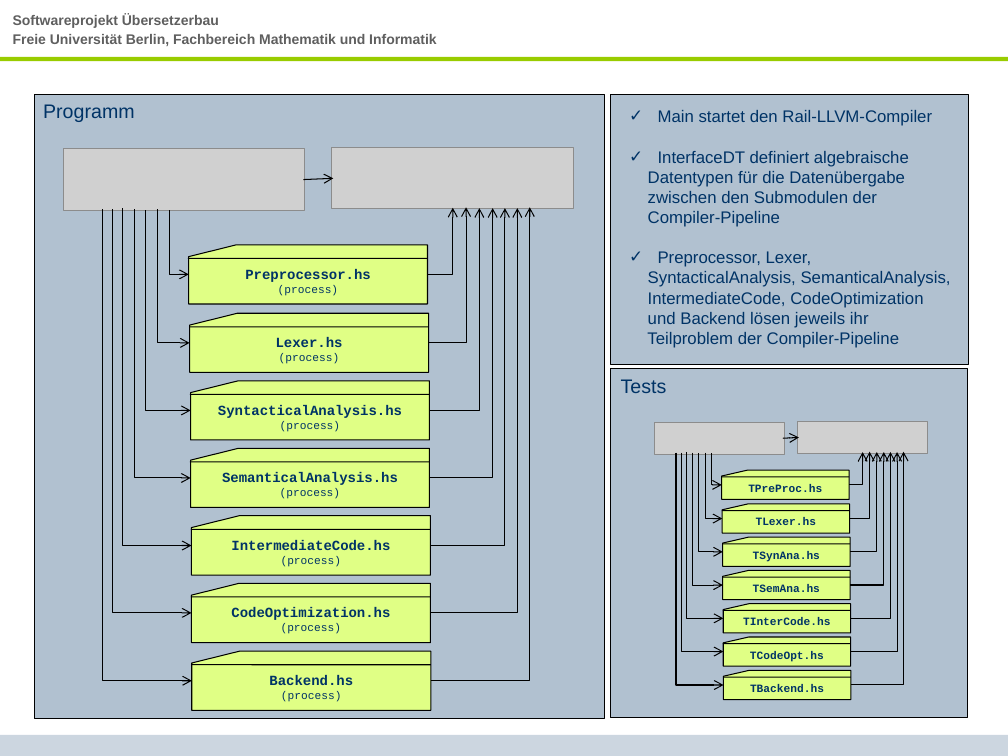
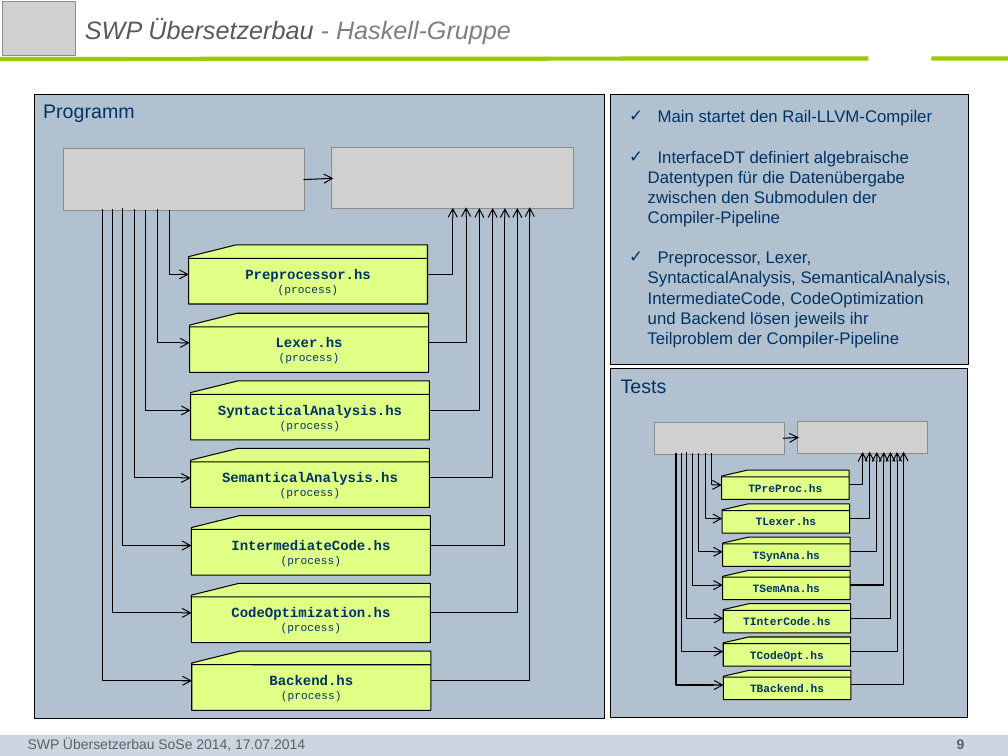
Before and after one commit to SWP-Ubau-SoSe2014-Haskell/SWPSoSe14, a slide deck: slide 9 of documentation/SWPSoSe14MS3.ppt. Drawn at 1008x756 pixels with LibreOffice and Linux fonts; fonts in the diff are those of the drawing; grey boxes stand for pictures; background and template pictures are left out. Boxes give left, top, right and bottom in pixels: in the first picture for what was removed or moved away, otherwise in the second. Text is boxed around its words. In the diff, an @@ line names an element or a change of style, - is before the commit and + after.

```diff
--- a/documentation/SWPSoSe14MS3.ppt
+++ b/documentation/SWPSoSe14MS3.ppt
@@ picture added at [3, 2, 76, 55] @@
@@ text removed at [13, 13, 436, 46] @@
-Softwareprojekt Übersetzerbau
-Freie Universität Berlin, Fachbereich Mathematik und Informatik
@@ text added at [85, 19, 511, 44], 18 pt, text #595959, italic @@
+SWP Übersetzerbau - Haskell-Gruppe
@@ line moved from (1008, 59) - (0, 59) to (869, 58) - (0, 59) @@
@@ line added from (1008, 58) to (931, 58), #99CC00 3 pt @@
@@ text added at [28, 738, 305, 751], 10 pt, text #5F5F5F @@
+SWP Übersetzerbau SoSe 2014, 17.07.2014
@@ page number added at [957, 739, 965, 749], 10 pt, text #5F5F5F, bold @@
+9
```
Also in this commit, not shown: 2 slides added, 2 slides removed.
